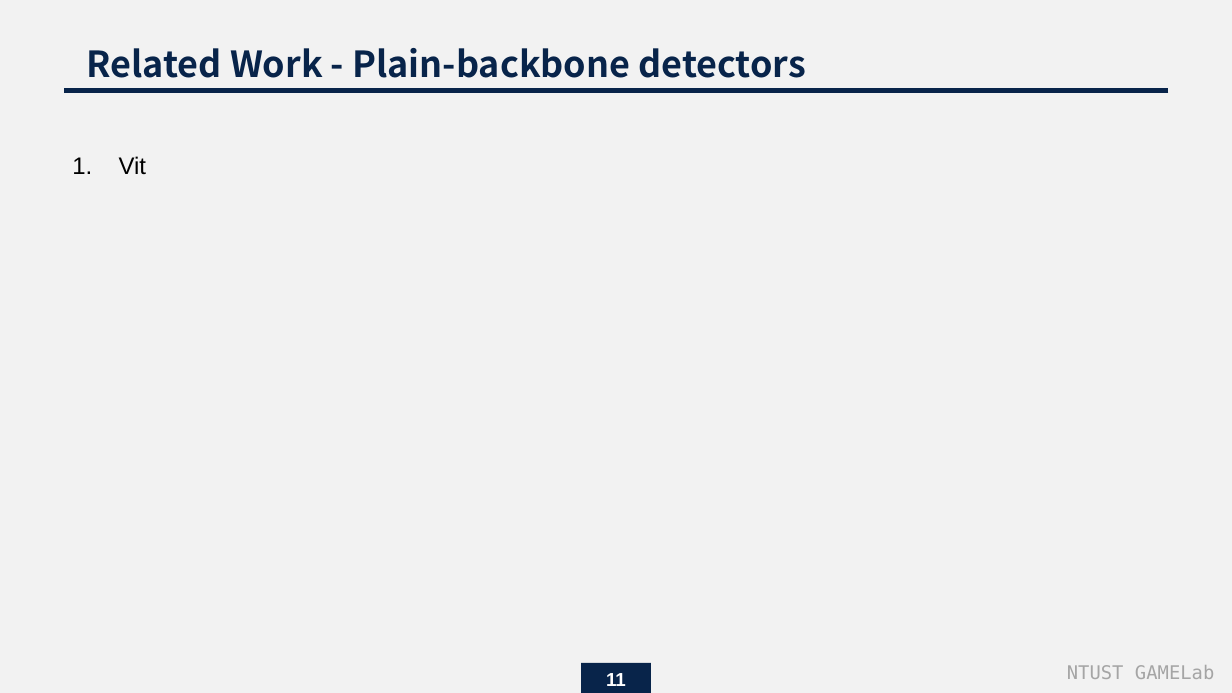
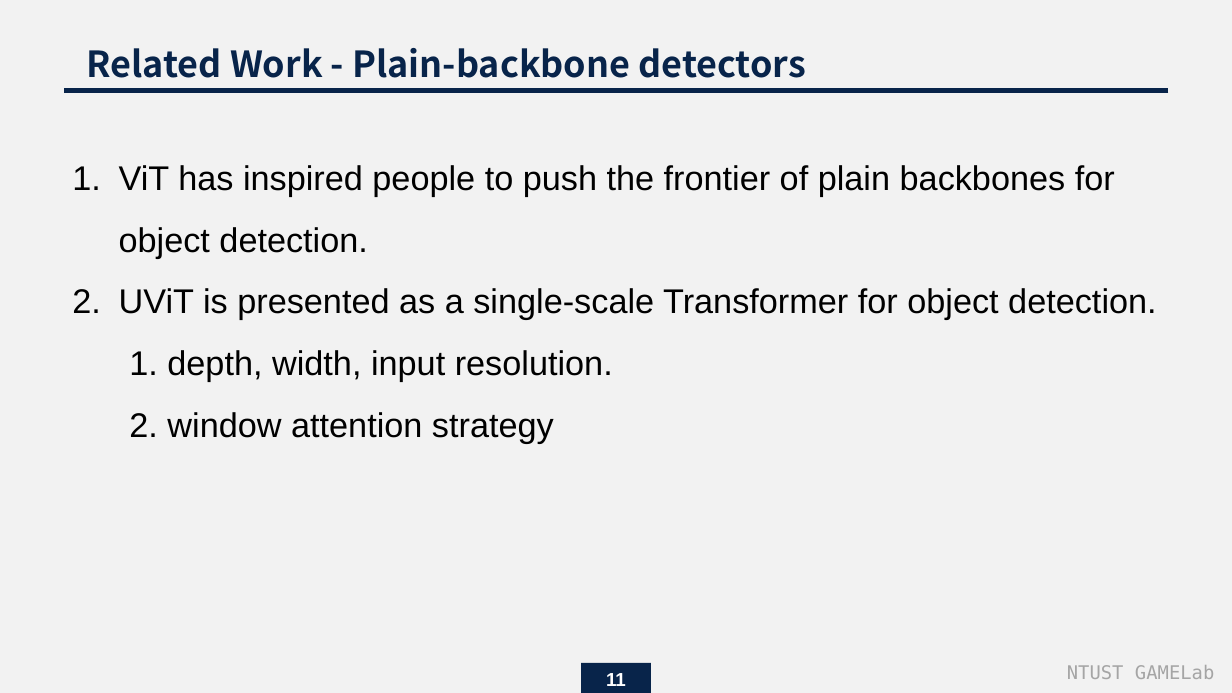
Before and after one commit to endman100/paper-, a slide deck: slide 11 of Exploring Plain Vision Transformer Backbones for Object Detection_M11015039.pptx. Drawn at 1232x693 pixels with LibreOffice and Linux fonts; fonts in the diff are those of the drawing. Boxes give left, top, right and bottom in pixels: in the first picture for what was removed or moved away, otherwise in the second. Text is boxed around its words. In the diff, an @@ line names an element or a change of style, - is before the commit and + after.

```diff
--- a/Exploring Plain Vision Transformer Backbones for Object Detection_M11015039.pptx
+++ b/Exploring Plain Vision Transformer Backbones for Object Detection_M11015039.pptx
@@ text at <box>119,165,1156,443</box>: text changed; size 14 to 20 pt @@
-1. Vit
+1. ViT has inspired people to push the frontier of plain backbones for object detection.
+2. UViT is presented as a single-scale Transformer for object detection.
+    1. depth, width, input resolution.
+    2. window attention strategy
```
Also in this commit, not shown: 8 other slides changed, 1 slide added, 1 slide removed.
